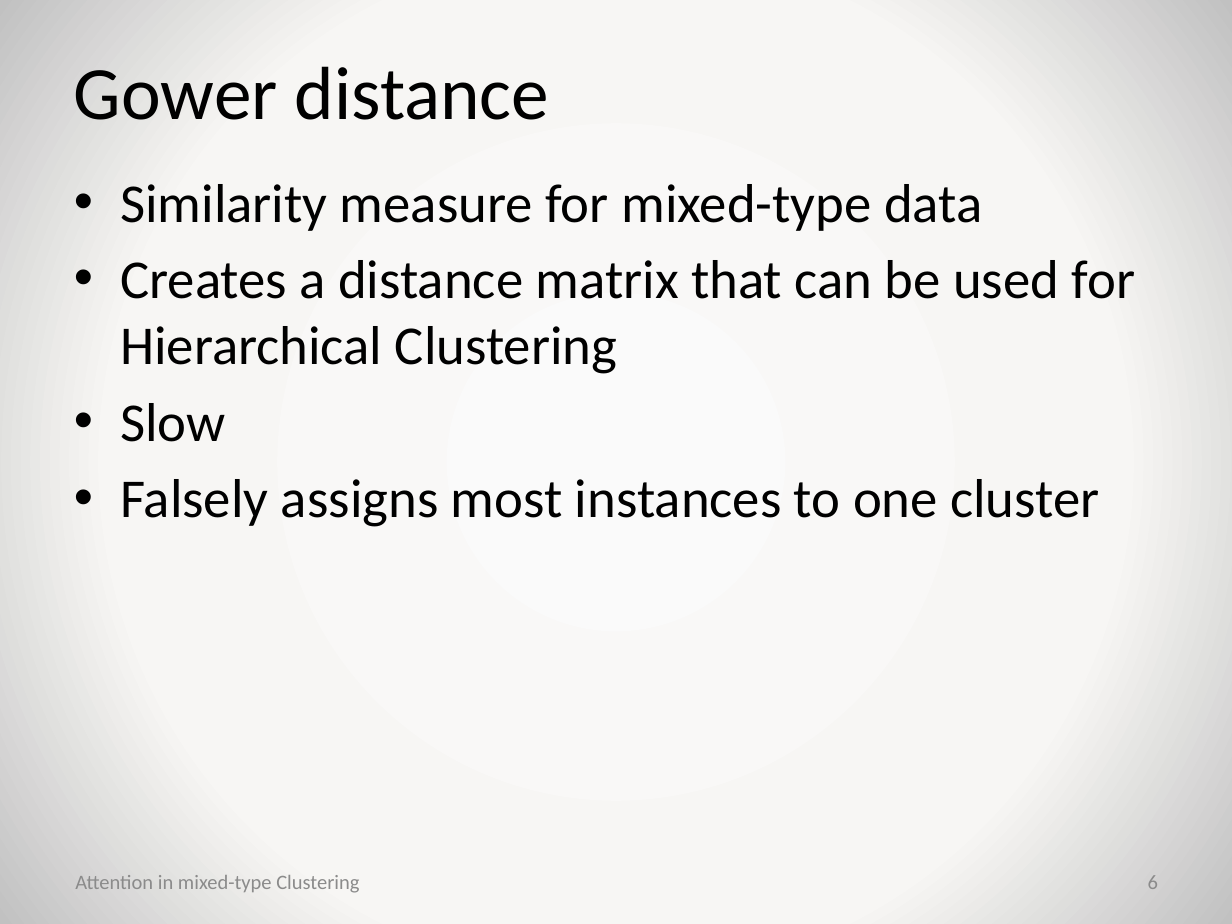
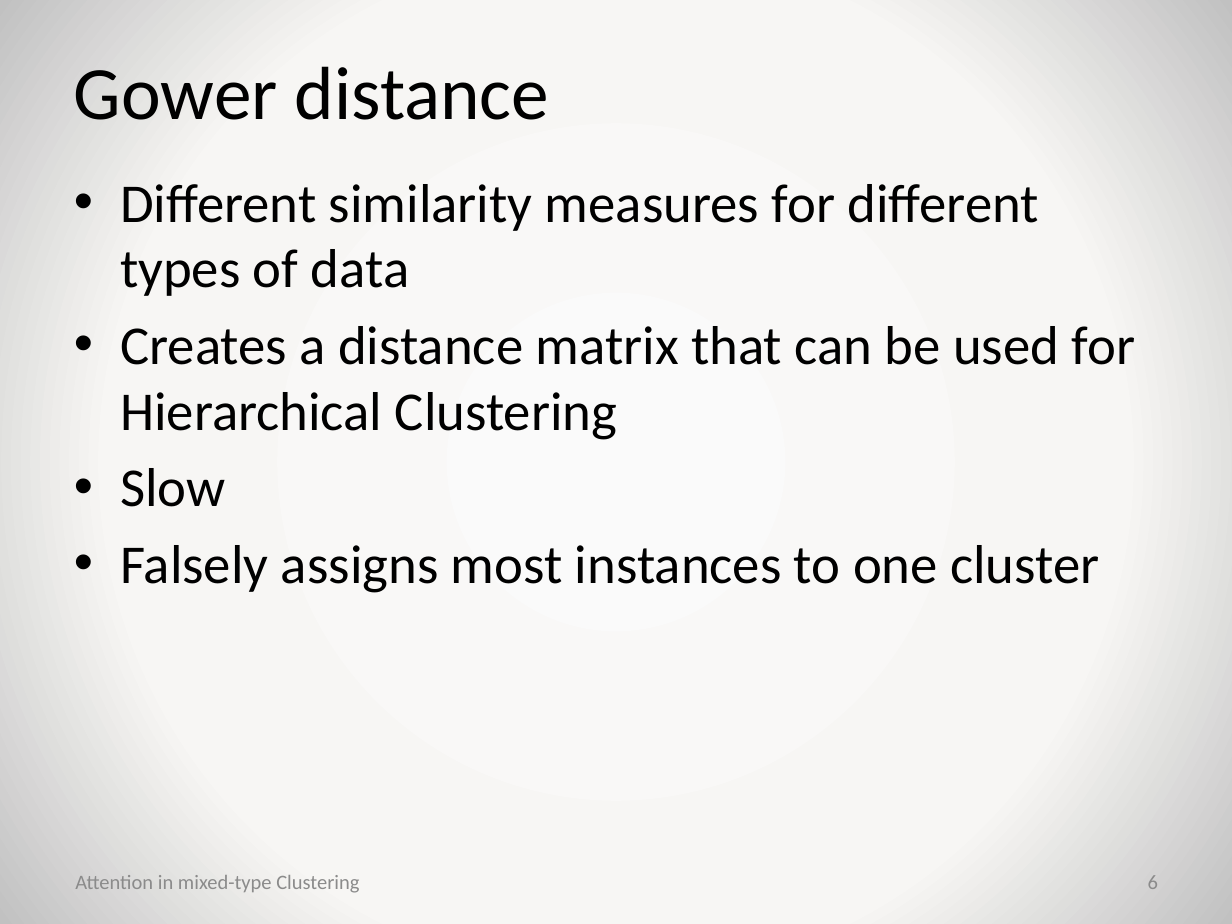
Before and after one commit to jaanisfehling/attention-mixed-type-clustering, a slide deck: slide 6 of presentation.pptx. Drawn at 1232x924 pixels with LibreOffice and Linux fonts; fonts in the diff are those of the drawing; background and template pictures are left out. Boxes give left, top, right and bottom in pixels: in the first picture for what was removed or moved away, otherwise in the second. Text is boxed around its words. In the diff, an @@ line names an element or a change of style, - is before the commit and + after.

```diff
--- a/presentation.pptx
+++ b/presentation.pptx
@@ text at (120, 184, 1039, 296): text changed @@
-• Similarity measure for mixed-type data
+• Different similarity measures for different types of data
```
Also in this commit, not shown: 8 other slides changed.
